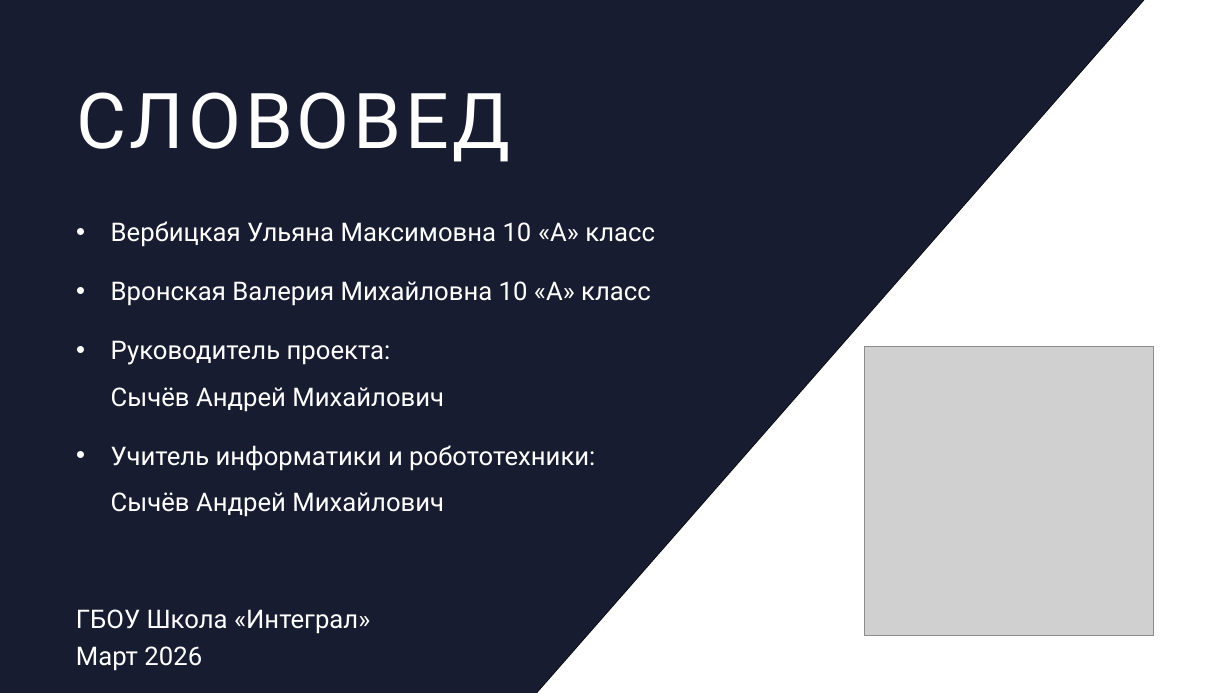
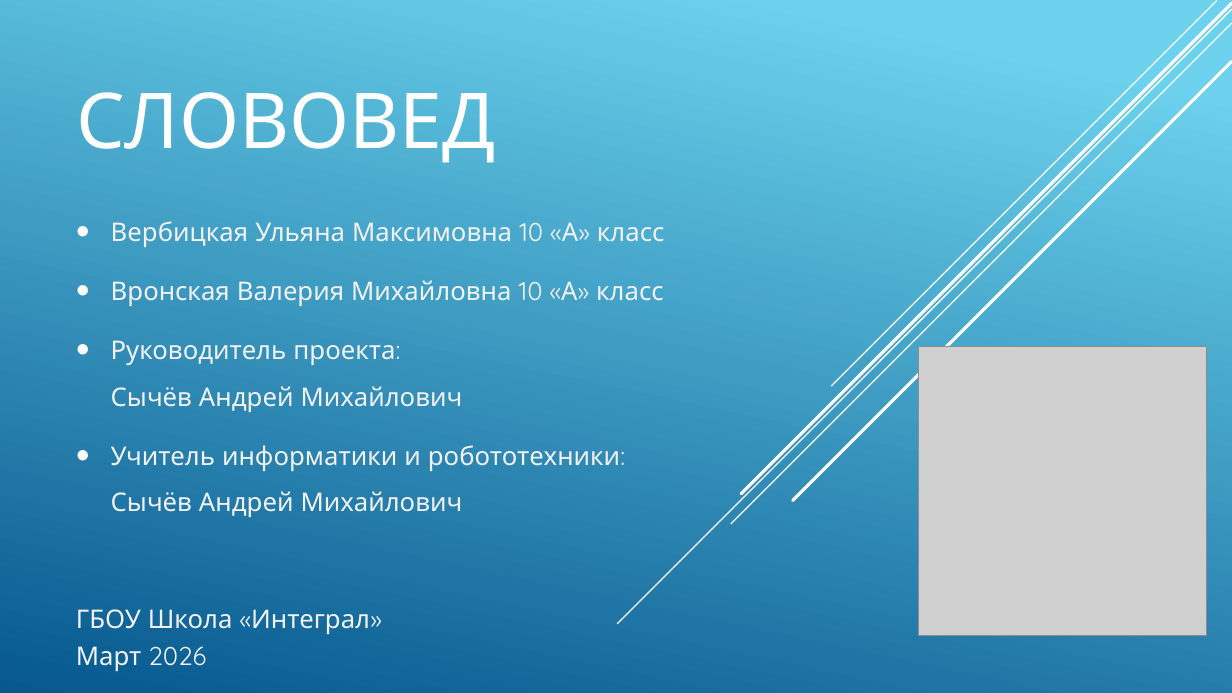
Before and after one commit to Lerika123/verbalize, a slide deck: slide 1 of СловоВед.pptx. Drawn at 1232x693 pixels with LibreOffice and Linux fonts; fonts in the diff are those of the drawing; grey boxes stand for pictures. Boxes give left, top, right and bottom in pixels: in the first picture for what was removed or moved away, otherwise in the second. Text is boxed around its words. In the diff, an @@ line names an element or a change of style, - is before the commit and + after.

```diff
--- a/СловоВед.pptx
+++ b/СловоВед.pptx
@@ background #000000 to gradient #6ED2EB to #06588E @@
@@ freeform shape removed at box(0, 0, 247, 282) @@
@@ rectangle removed at box(0, 0, 1232, 693) @@
@@ freeform shape removed at box(0, 0, 1144, 693) @@
@@ freeform shape removed at box(538, 0, 1232, 693) @@
@@ freeform shape removed at box(538, 0, 1232, 693) @@
@@ line added from (1232, 9) to (617, 624), #FFFFFF 1 pt @@
@@ line added from (1232, 23) to (731, 524), #FFFFFF 1 pt @@
@@ line added from (1232, 4) to (741, 494), #FFFFFF 2.5 pt @@
@@ line added from (1216, 1) to (832, 386), #FFFFFF 1 pt @@
@@ text "СЛОВОВЕД" at box(76, 92, 496, 163): font Roboto to Quicksand, letter spacing 3 to 0 pt @@
@@ line added from (1232, 62) to (793, 501), #FFFFFF 2.5 pt @@
@@ text "Вербицкая Ульяна Максимовна 10 «А» ..." at box(111, 221, 665, 517): font Roboto to Quicksand, text colour #FFFFFF to #F2F2F2 @@
@@ picture: place and size @@
-picture at box(864, 347, 1153, 636)
+picture at box(919, 347, 1208, 636)
@@ freeform shape removed at box(985, 411, 1232, 693) @@
@@ text "ГБОУ Школа «Интеграл»" at box(76, 609, 370, 671): font Roboto to Quicksand, text colour #FFFFFF to #F2F2F2 @@
```
Also in this commit, not shown: 8 other slides changed, 6 slides added.
